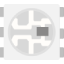
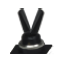
Layer changes from the first (64, 64) image to the second:
hid group "led" (2 layers) over <box>0,4,64,60</box>
showed group "flick_switch" (2 layers) over <box>10,7,55,55</box>
renamed "Layer 6" to "-e-Layer 6", painted on it over <box>10,7,55,54</box>
renamed "Layer 4" to "-e-Layer 4", painted on it over <box>10,7,55,55</box>
